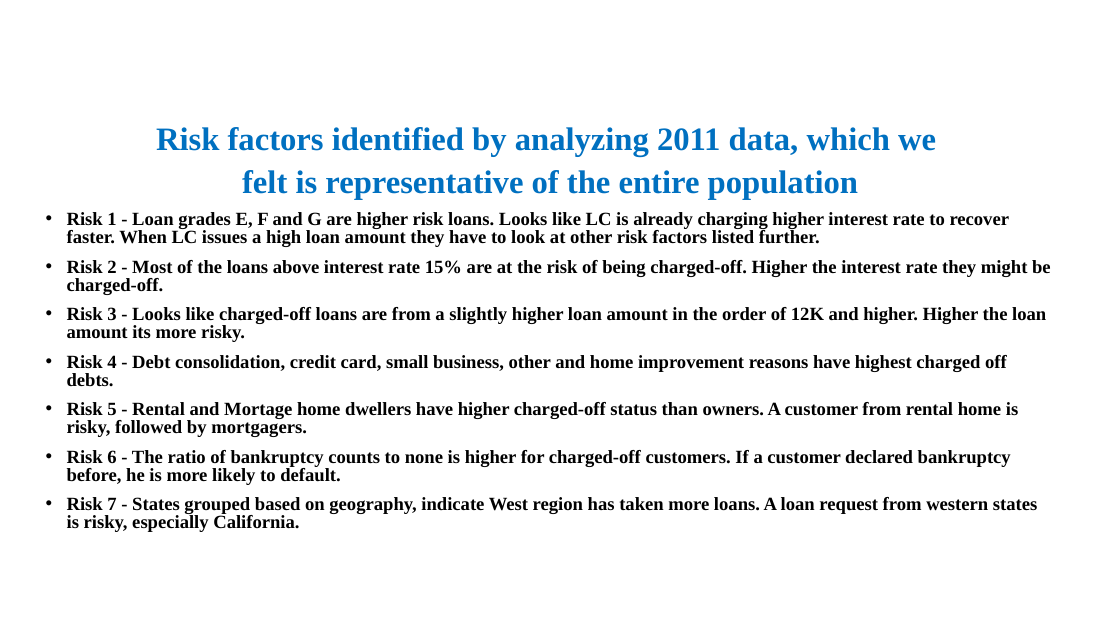
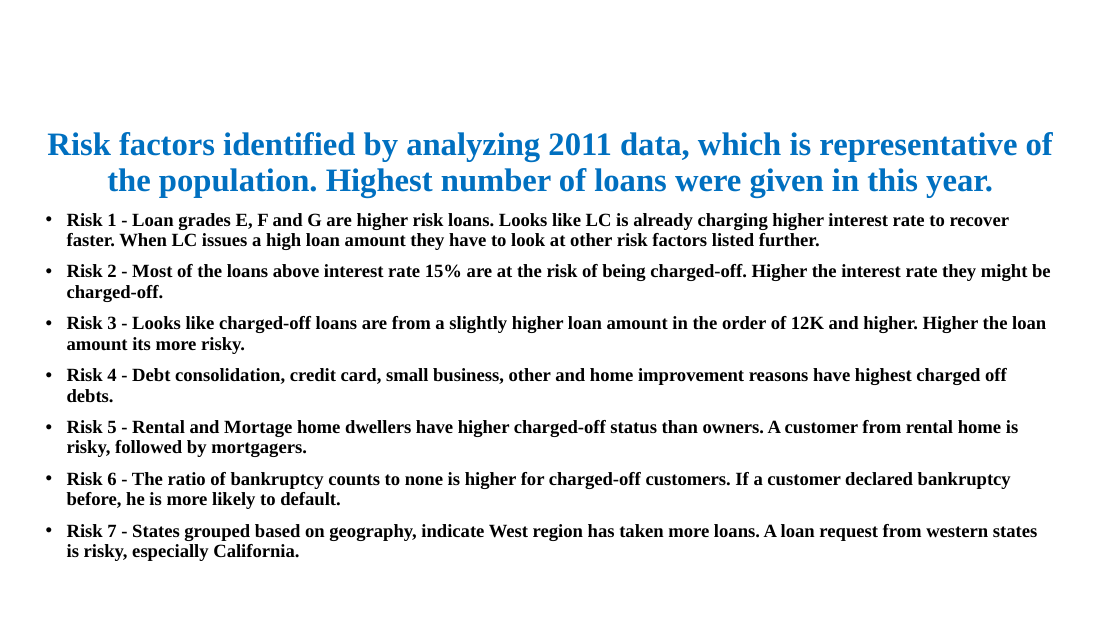
Before and after one commit to Kumaraguru-Muthuraj/_AIML_Code, a slide deck: slide 4 of _PythonNotebooks/_Course2_Statistics_Essentials/Mod6_Lendingclub_casestudy/Lending Club Case Study_Siddakka.pptx. Drawn at 1120x630 pixels with LibreOffice and Linux fonts; fonts in the diff are those of the drawing; background and template pictures are left out. Boxes give left, top, right and bottom in pixels: in the first picture for what was removed or moved away, otherwise in the second. Text is boxed around its words. In the diff, an @@ line names an element or a change of style, - is before the commit and + after.

Commit message:
PPT fixed

```diff
--- a/_PythonNotebooks/_Course2_Statistics_Essentials/Mod6_Lendingclub_casestudy/Lending Club Case Study_Siddakka.pptx
+++ b/_PythonNotebooks/_Course2_Statistics_Essentials/Mod6_Lendingclub_casestudy/Lending Club Case Study_Siddakka.pptx
@@ text at box(47, 132, 1053, 197): text changed @@
-Risk factors identified by analyzing 2011 data, which we
-felt is representative of the entire population
+Risk factors identified by analyzing 2011 data, which is representative of the population. Highest number of loans were given in this year.
@@ text at box(67, 213, 1051, 561): line spacing 0.8 to 0.9 @@
```
Also in this commit, not shown: 1 other slide changed, 2 other files.
